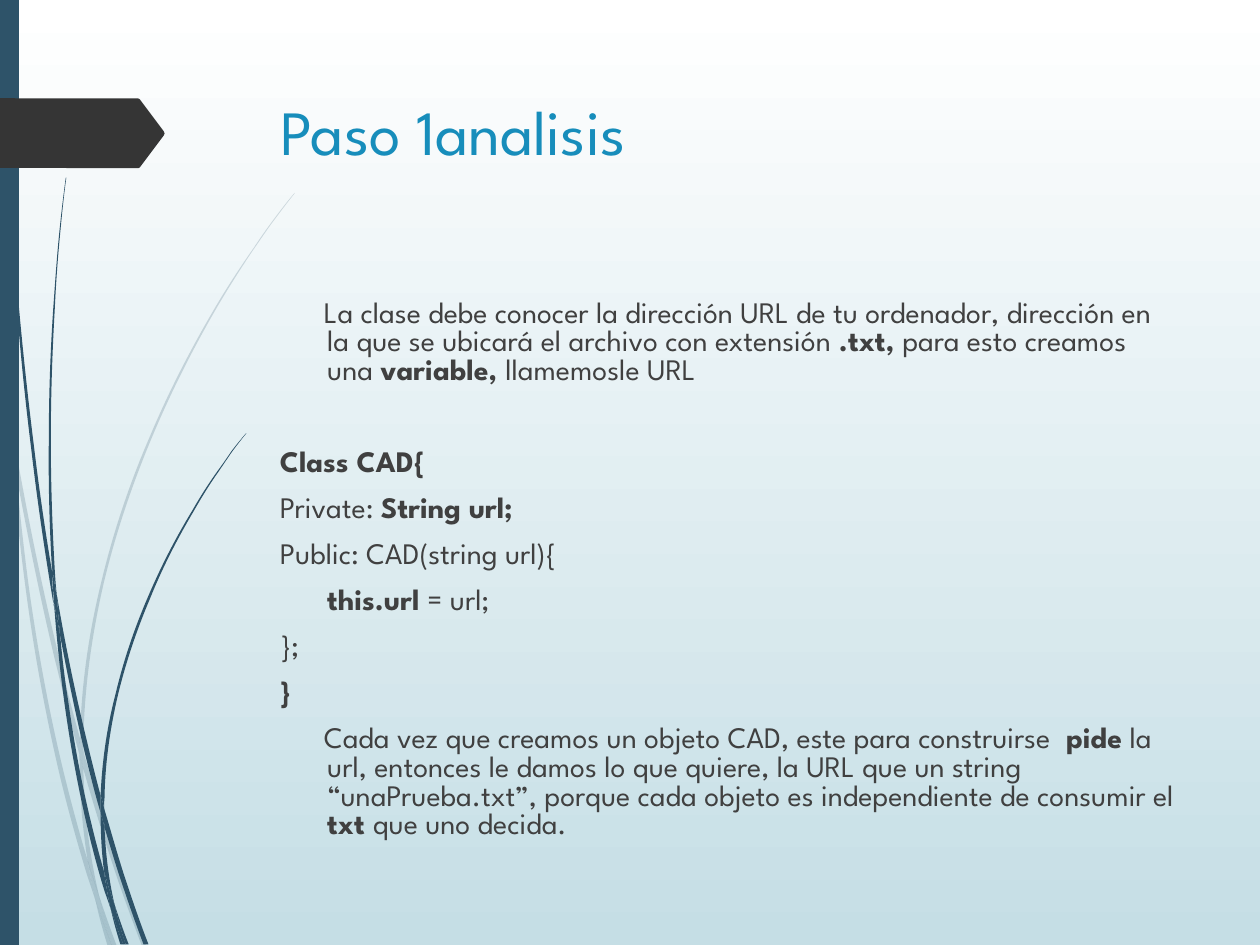
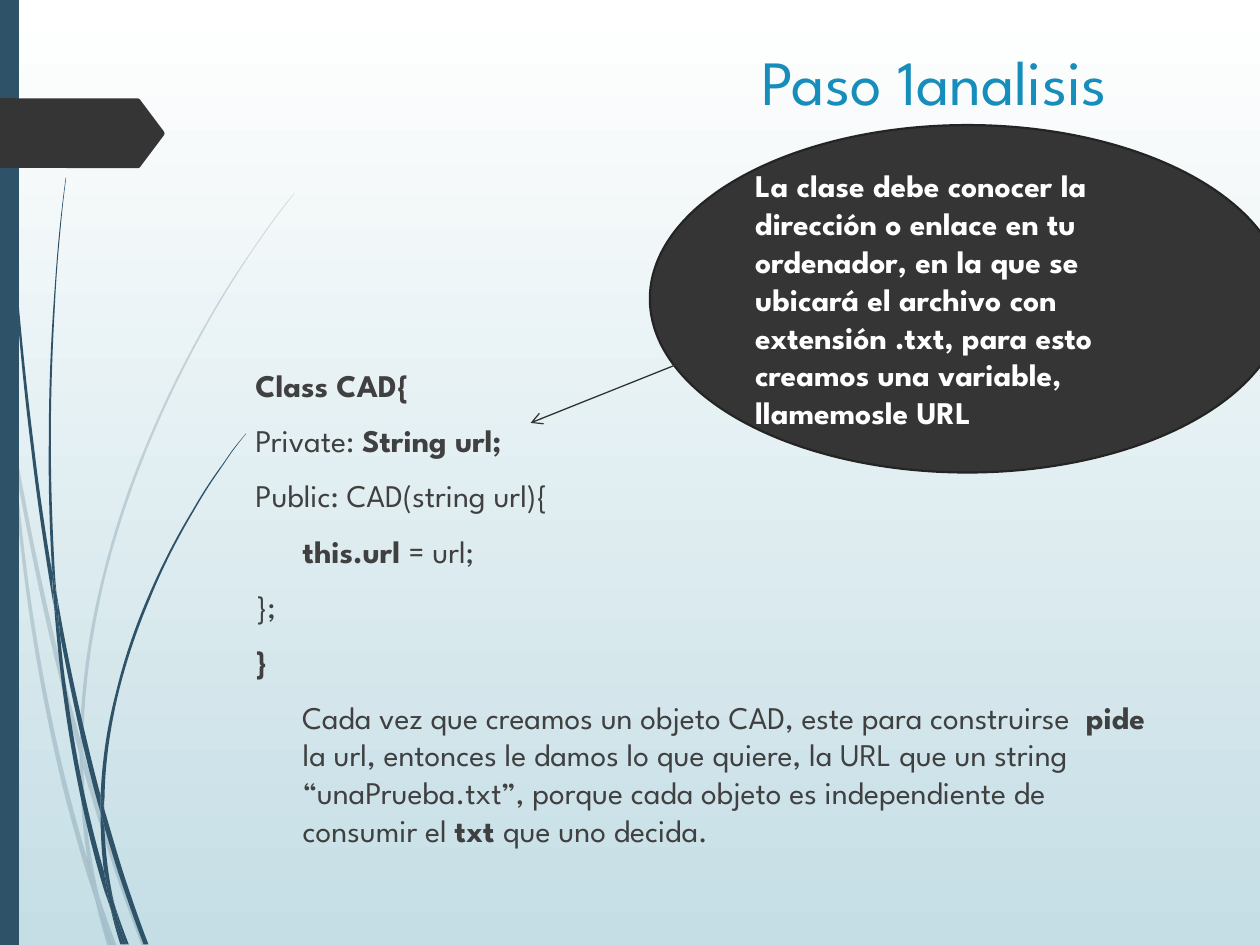
Before and after one commit to AlexVillegasC/Tutoria-U, a slide deck: slide 6 of Como crear una clase de acceso a datos.ppt. Drawn at 1260x945 pixels with LibreOffice and Linux fonts; fonts in the diff are those of the drawing. Boxes give left, top, right and bottom in pixels: in the first picture for what was removed or moved away, otherwise in the second. Text is boxed around its words. In the diff, an @@ line names an element or a change of style, - is before the commit and + after.

```diff
--- a/Como crear una clase de acceso a datos.ppt
+++ b/Como crear una clase de acceso a datos.ppt
@@ title "Paso 1analisis": place and size @@
-title "Paso 1analisis" at [281,111,625,156]
+title "Paso 1analisis" at [762,61,1106,106]
@@ ellipse added at [650,125,1260,472], fill #353535, outline #242424 1.25 pt, 18 pt, text #FFFFFF, bold @@
+La clase debe conocer la dirección o enlace en tu ordenador, en la que se ubicará el archivo con extensión .txt, para esto creamos una variable, llamemosle URL
@@ text at [324,302,1151,385]: paragraph removed @@
-La clase debe conocer la dirección URL de tu ordenador, dirección en la que se ubicará el archivo con extensión .txt, para esto creamos una variable, llamemosle URL
@@ text "Class CAD{": place and size @@
-text "Class CAD{" at [280,302,1173,840]
+text "Class CAD{" at [255,375,1145,849]
@@ text "Class CAD{" at [255,375,1145,849]: size 17 to 18 pt; line spacing 0.8 to 1 @@
@@ arrow added from (679, 363) to (530, 423), #323232 0.74 pt @@
@@ outline redrawn in 5 elements at [14,435,81,755], [10,441,94,900], [81,193,295,751], [48,178,66,595], [52,566,60,636] @@
```
Also in this commit, not shown: 9 other slides changed, 5 slides added, 1 slide removed, 6 other files.
